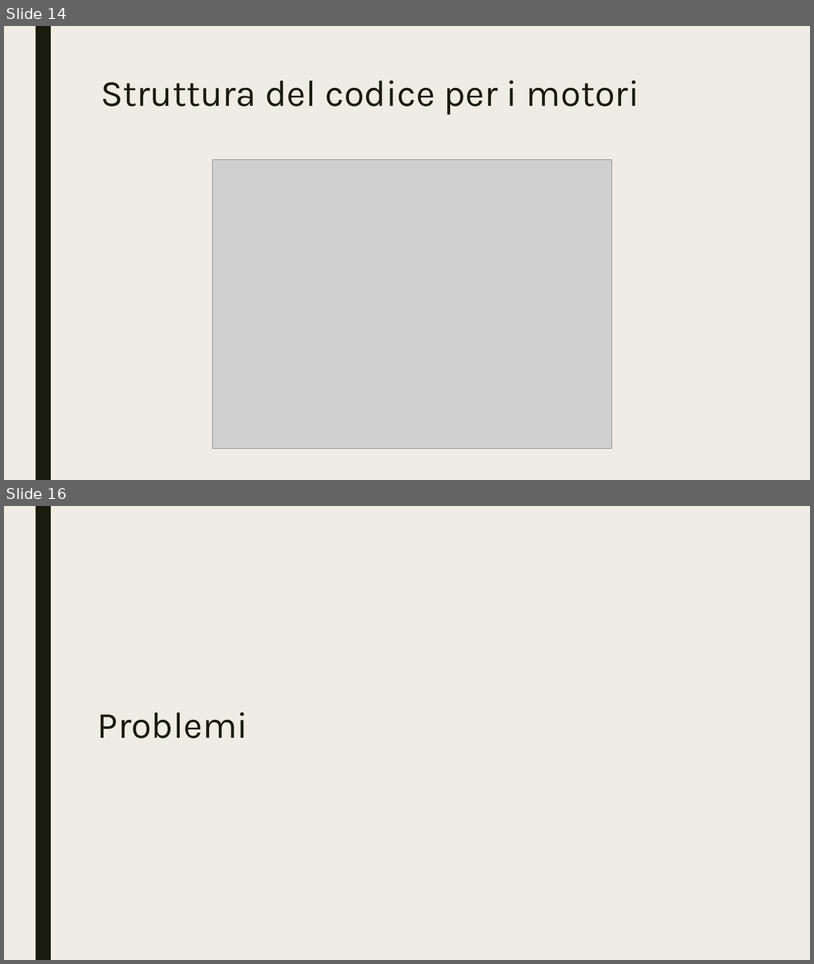
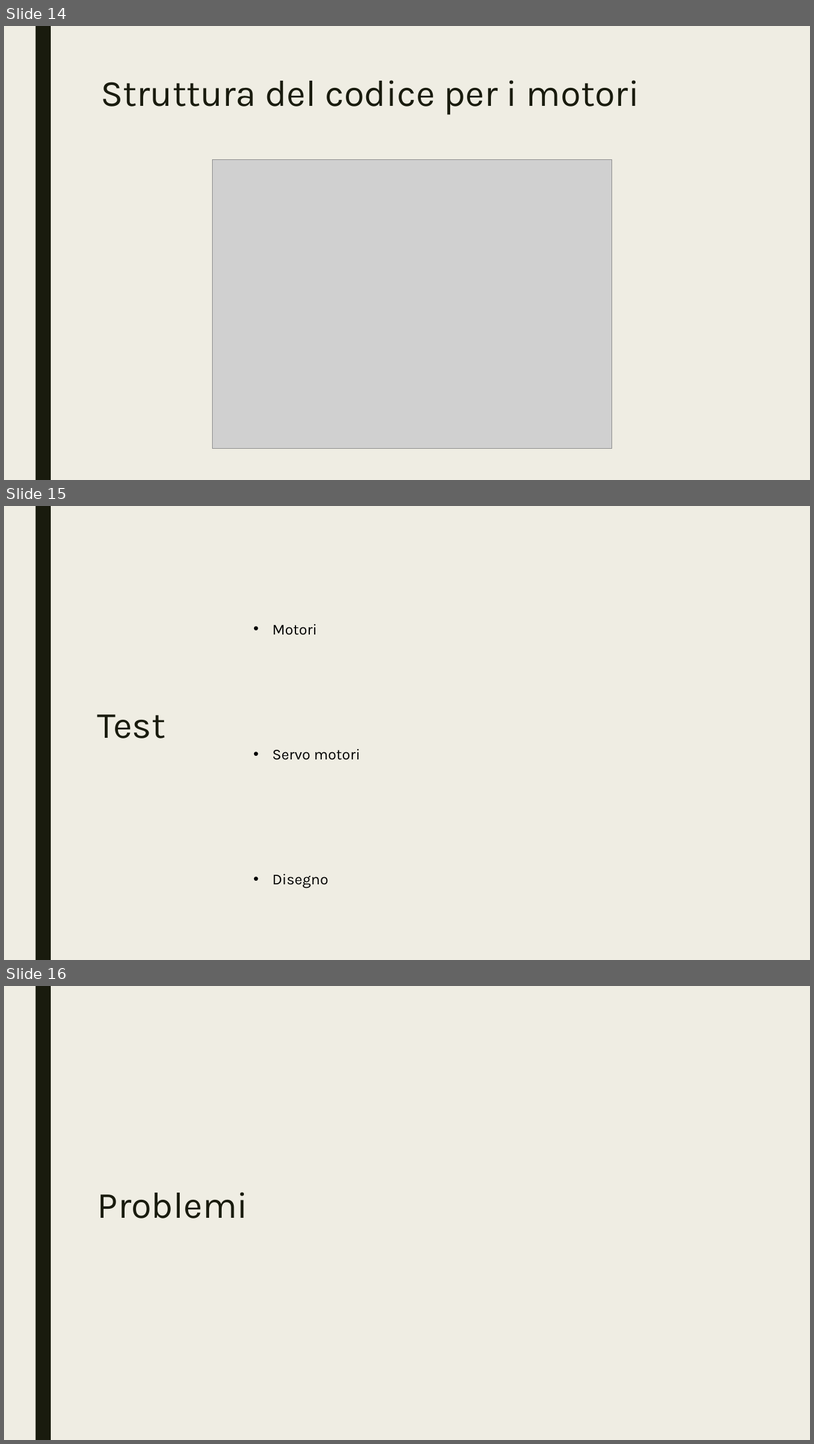
Before and after one commit to LordDiablo3542/Progetto2_Wall_Vertical_Plotter, a slide deck: Wall_Vertical_Plotter.pptx. Shown one above the other, each under a label of ours: slides 14 and 16 before the commit, slides 14, 15 and 16 after it; the slides between them are not shown. The pictures are 814x964 and 814x1444 pixels, drawn with LibreOffice and Linux fonts; fonts in the diff are those of the drawing; grey boxes stand for pictures. Boxes give left, top, right and bottom in pixels: in the first picture for what was removed or moved away, otherwise in the second. Text is boxed around its words. In the diff, an @@ line names an element or a change of style, - is before the commit and + after.

```diff
--- a/Wall_Vertical_Plotter.pptx
+++ b/Wall_Vertical_Plotter.pptx
@@ slide 15 added at box(4, 506, 810, 960), background #EFEDE3; not listed: 1 template element that a slide beside it also shows @@
@@ text added at box(272, 624, 360, 888), 18 pt, text #000000 @@
+• Motori
+• Servo motori
+• Disegno
@@ title added at box(98, 714, 165, 738), 44 pt, text #191B0E @@
+Test
```
Also in this commit, not shown: 1 slide changed, 1 slide removed.
